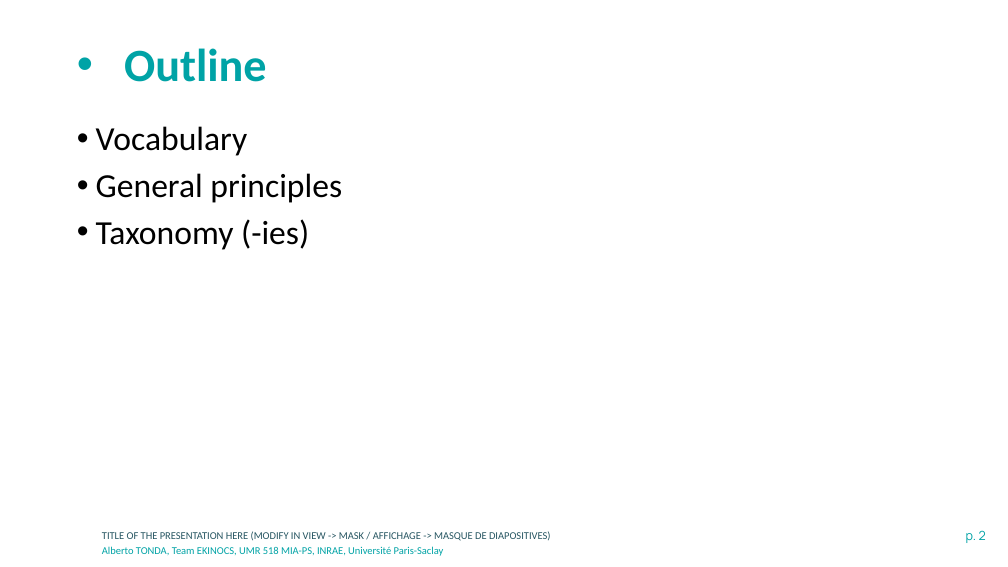
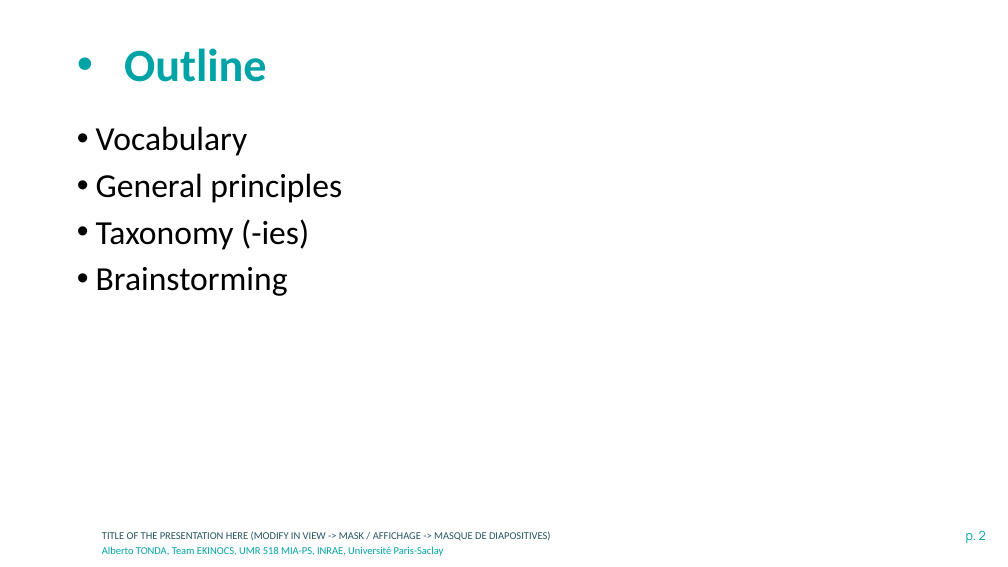
Before and after one commit to albertotonda/teaching, a slide deck: slide 2 of optimization-methods-for-artificial-intelligence/optimization-introduction.pptx. Drawn at 1008x567 pixels with LibreOffice and Linux fonts; fonts in the diff are those of the drawing; background and template pictures are left out. Boxes give left, top, right and bottom in pixels: in the first picture for what was removed or moved away, otherwise in the second. Text is boxed around its words. In the diff, an @@ line names an element or a change of style, - is before the commit and + after.

```diff
--- a/optimization-methods-for-artificial-intelligence/optimization-introduction.pptx
+++ b/optimization-methods-for-artificial-intelligence/optimization-introduction.pptx
@@ text at bbox=[96, 267, 288, 296]: paragraph added @@
+• Brainstorming
```
Also in this commit, not shown: 1 other slide changed, 2 other files.
